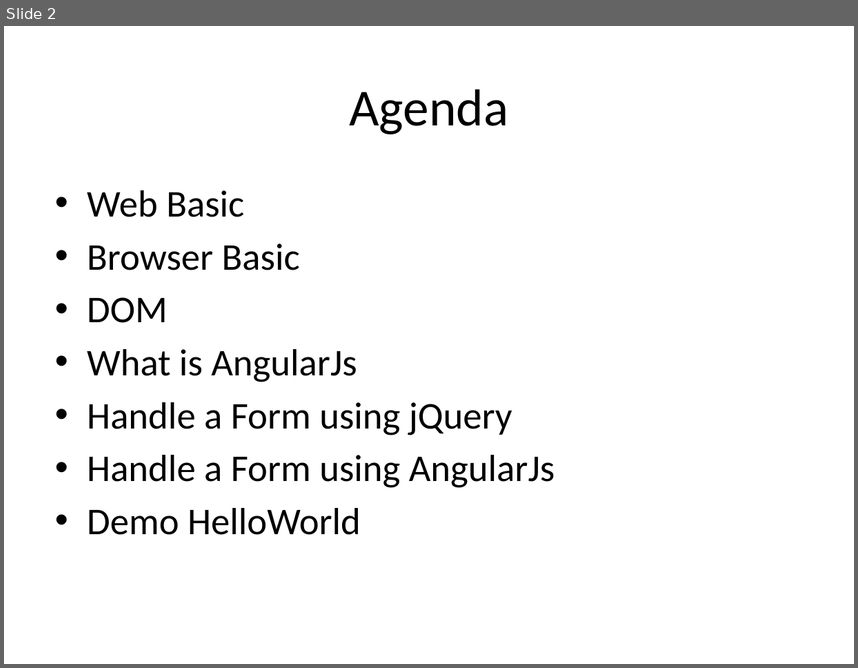
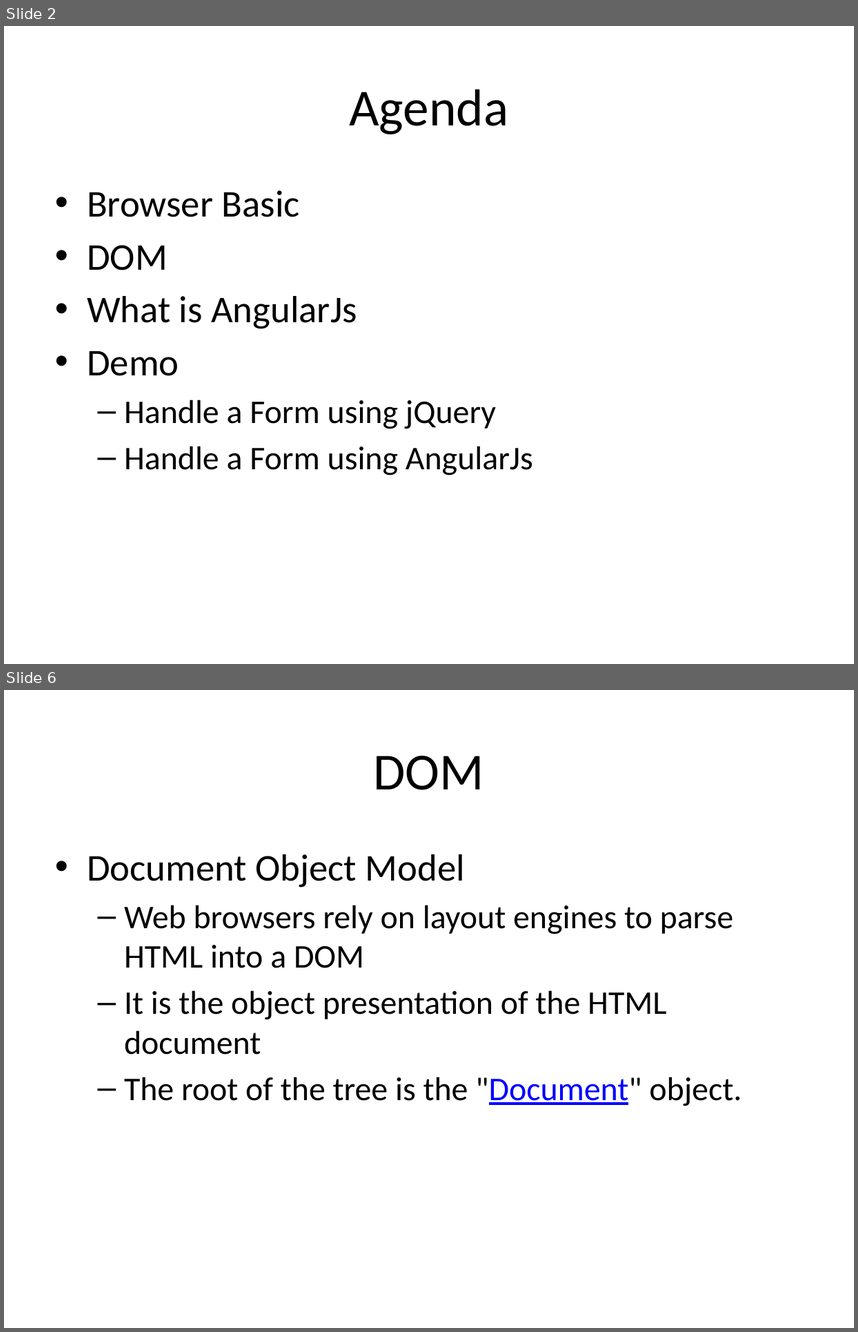
Before and after one commit to tasnim-reza/angularjs-class, a slide deck: class-2-Basic AngularJs/slides/basic angularjs.pptx. Shown one above the other, each under a label of ours: slide 2 before the commit, slides 2 and 6 after it; the slides between them are not shown. The pictures are 858x668 and 858x1332 pixels, drawn with LibreOffice and Linux fonts; fonts in the diff are those of the drawing. Boxes give left, top, right and bottom in pixels: in the first picture for what was removed or moved away, otherwise in the second. Text is boxed around its words. In the diff, an @@ line names an element or a change of style, - is before the commit and + after.

```diff
--- a/class-2-Basic AngularJs/slides/basic angularjs.pptx
+++ b/class-2-Basic AngularJs/slides/basic angularjs.pptx
@@ slide 6 added at (4, 690, 854, 1328), background #FFFFFF @@
@@ title added at (374, 756, 484, 790), 44 pt, text #000000 @@
+DOM
@@ text added at (87, 854, 742, 1106), 28 pt, text #000000 @@
+• Document Object Model
+  – Web browsers rely on layout engines to parse HTML into a DOM
+  – It is the object presentation of the HTML document
+  – The root of the tree is the "Document" object.
@@ slide 2 changed as well @@
@@ text at (87, 190, 244, 217): paragraph removed @@
-• Web Basic
@@ text at (87, 351, 179, 376): paragraph added @@
+• Demo
@@ text at (124, 399, 533, 475): size 32 to 28 pt in "Handle a Form using jQuery", "Handle a Form using AngularJs"; bullet • to –; list level 1 to 2 in "Handle a Form using jQuery"; list level 1 to 2 in "Handle a Form using AngularJs" @@
@@ text at (87, 508, 361, 535): paragraph removed @@
-• Demo HelloWorld
```
Also in this commit, not shown: 1 other slide changed, 7 other slides added, 10 other files.
